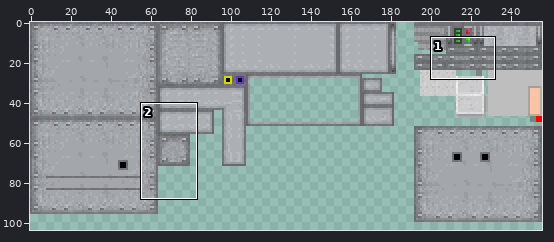
A sprite sheet gets an edit: src/main/resources/assets/advancedrocketry/textures/models/precisionassembler.png. Above: a wide view before the commit, with the close-up outlined.
Close-up. First the earlier version:
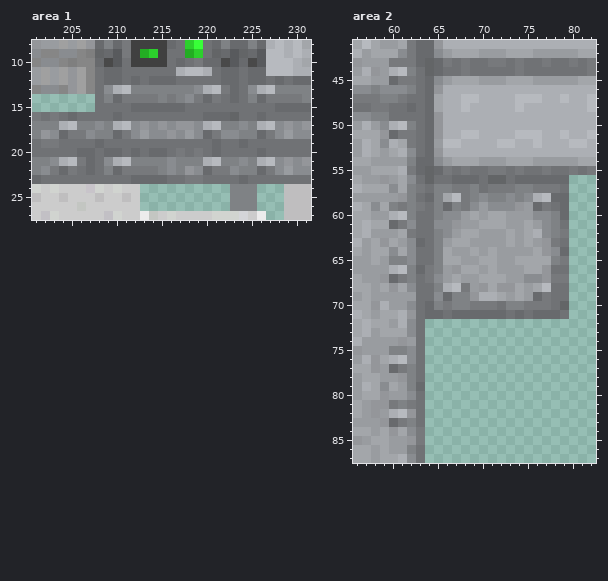
The file is 256x256 pixels. Colours within 5 levels of each other are drawn and written as one. Shown: area 1: x 201..231, y 8..27; area 2: x 56..82, y 41..87. The wide view leaves out empty margins. The commit also changed other parts of the picture, which this record leaves out.
Now the later version:
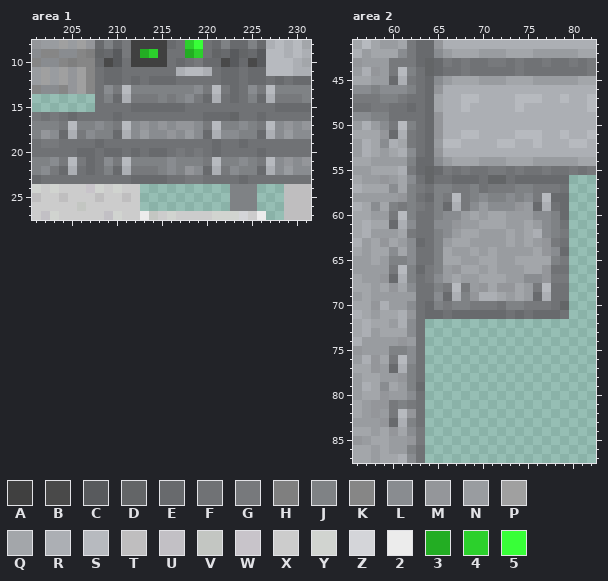
Palette (. is transparent): A #404040  B #494949  C #585a5d  D #636567  E #686a6d  F #707275  G #77797c  H #7f7f7f  J #7f8285  K #868686  L #898c90  M #94969a  N #999ca0  P #a0a0a0  Q #a3a6aa  R #acafb4  S #b7babf  T #bfbebf  U #c2c0c5  V #c3c6c2  W #c8c4ca  X #cccccc  Y #d1d4d0  Z #d4d5d9  2 #ececec  3 #23ad23  4 #2cd02c  5 #38ff38
What changed:
Area 1:
y 13: x 210 R -> G; x 220 R -> G; x 226 R -> G
y 14: x 211 G -> R; x 221 G -> R; x 227 G -> R
y 17: x 204 R -> G; x 210 R -> G; x 220 R -> G; x 226 R -> G
y 18: x 205 G -> R; x 211 G -> R; x 221 G -> R; x 227 G -> R
y 21: x 204 R -> G; x 210 R -> G; x 220 R -> G; x 226 R -> G
y 22: x 205 G -> R; x 211 G -> R; x 221 G -> R; x 227 G -> R
Area 2:
y 44: x 60 R -> G
y 45: x 61 G -> R
y 50: x 60 R -> G
y 51: x 61 G -> R
y 58: x 66 Q -> G; x 76 R -> G
y 59: x 67 J -> R; x 77 G -> R
y 60: x 60 R -> G
y 61: x 61 G -> R
y 66: x 60 R -> G
y 67: x 61 G -> R
y 68: x 66 R -> G; x 76 Q -> G
y 69: x 67 J -> R; x 77 G -> R
y 76: x 60 R -> G
y 77: x 61 G -> R
y 82: x 60 R -> G
y 83: x 61 G -> R
